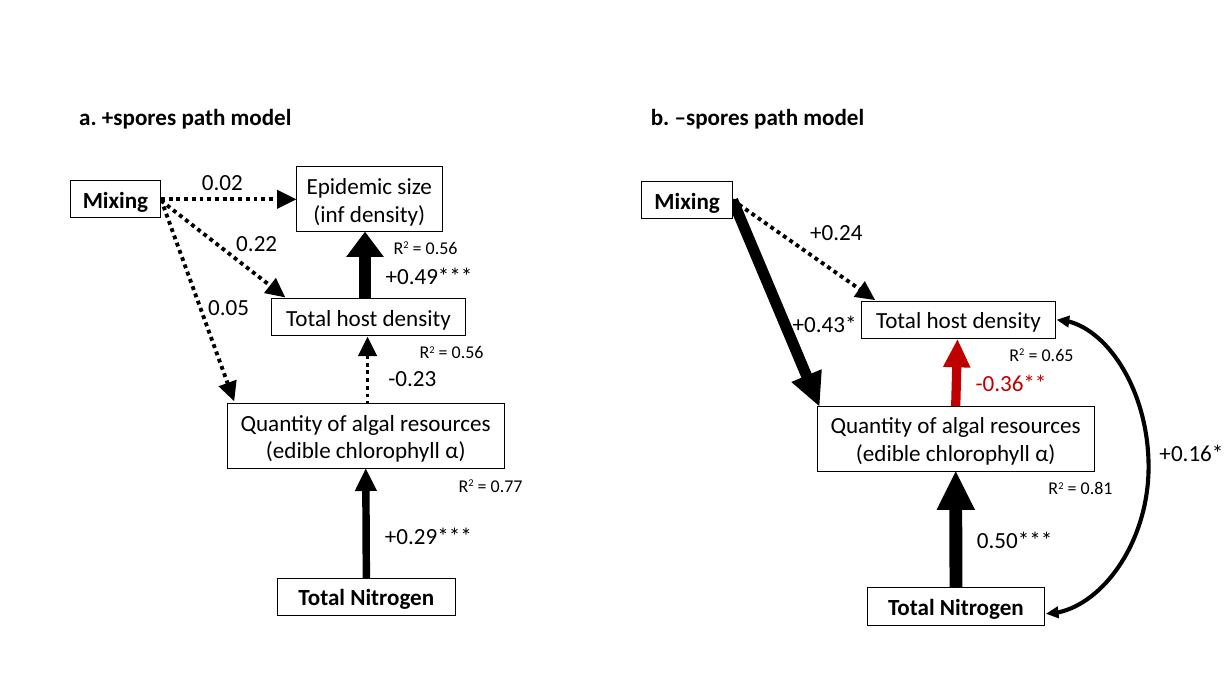
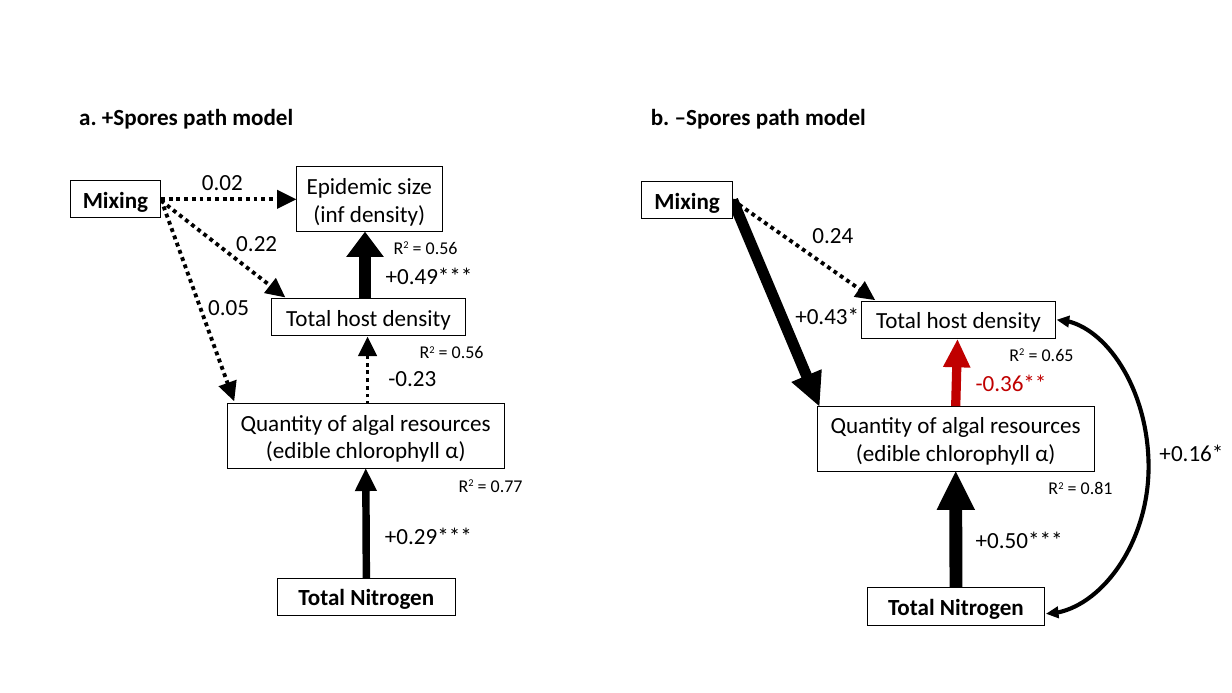
Before and after one commit to mlfearon/nutrient-bag-expt, a slide deck: slide 2 of figures/BagExpt_SEM_Final_Figures.pptx. Drawn at 1232x693 pixels with LibreOffice and Linux fonts; fonts in the diff are those of the drawing. Boxes give left, top, right and bottom in pixels: in the first picture for what was removed or moved away, otherwise in the second. Text is boxed around its words. In the diff, an @@ line names an element or a change of style, - is before the commit and + after.

Commit message:
fix formatting on SEM path figures

```diff
--- a/figures/BagExpt_SEM_Final_Figures.pptx
+++ b/figures/BagExpt_SEM_Final_Figures.pptx
@@ text at (79, 108, 293, 129): text changed @@
-a. +spores path model
+a. +Spores path model
@@ text at (651, 108, 866, 129): text changed @@
-b. –spores path model
+b. –Spores path model
@@ text at (812, 228, 853, 243): text changed @@
-+0.24
+0.24
@@ text "+0.43*" rewrapped from (793, 315, 857, 339) to (795, 307, 859, 324) @@
@@ text at (976, 531, 1063, 548): text changed @@
-0.50***
++0.50***
```
Also in this commit, not shown: 1 other slide changed.
